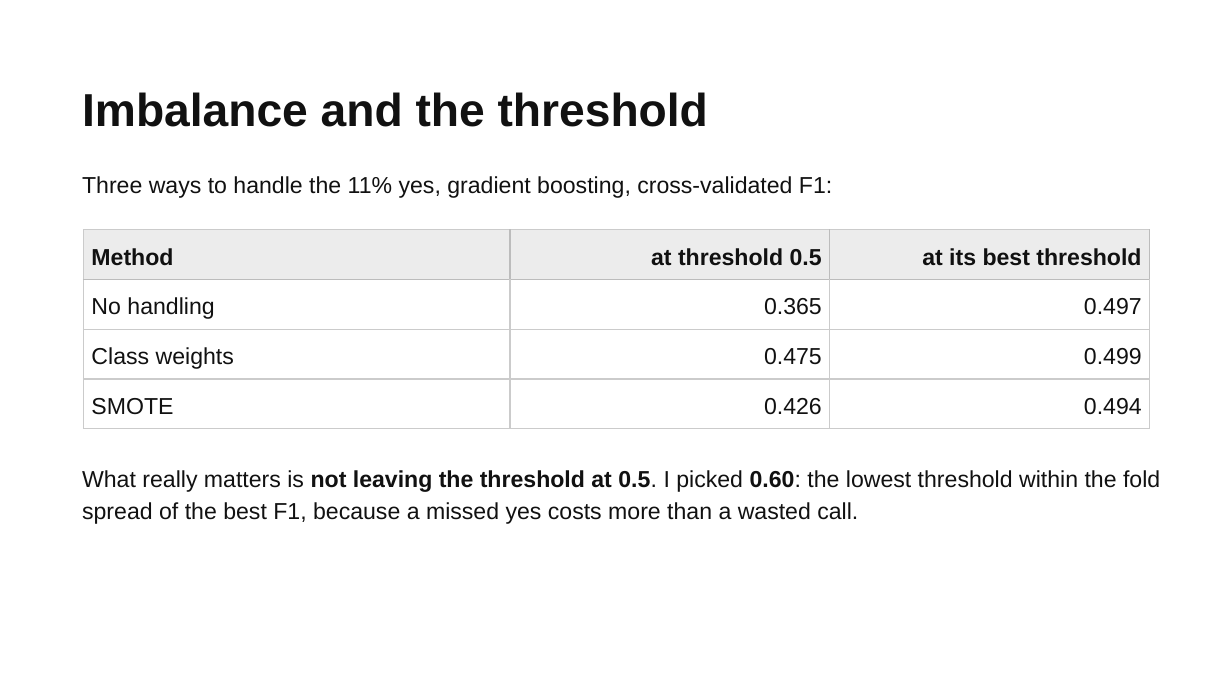
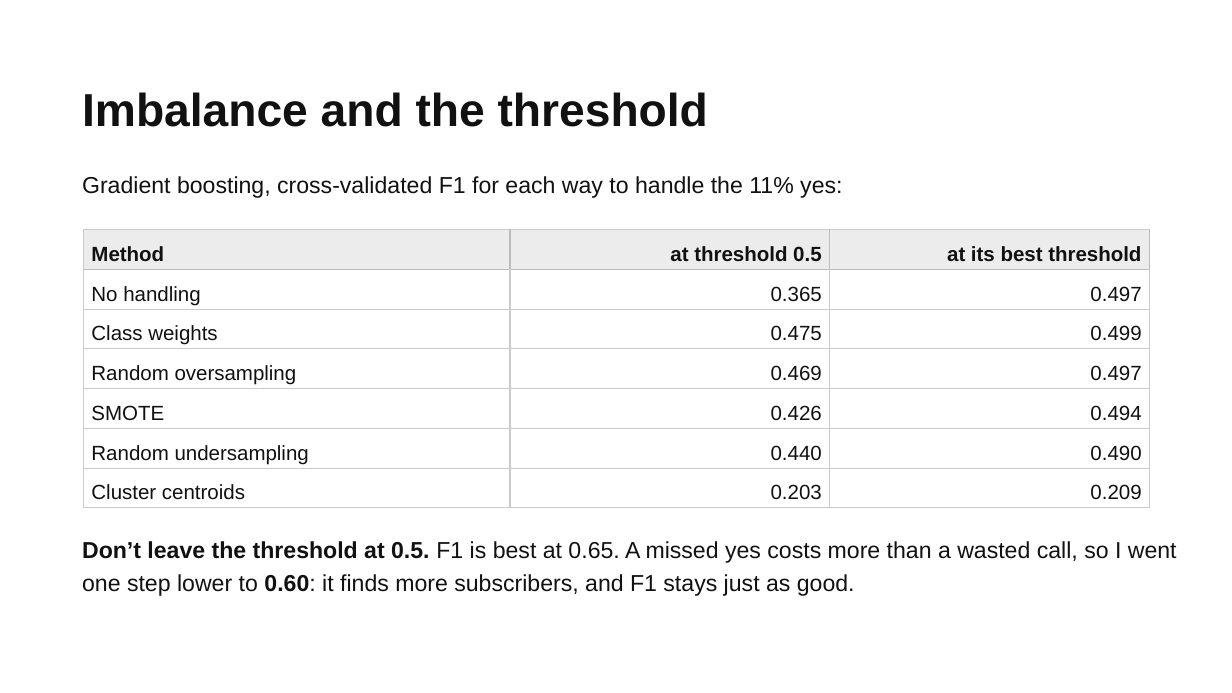
Before and after one commit to TamimWahage/project-2-ml, a slide deck: slide 6 of presentation/Bank Marketing Who Subscribes.pptx. Drawn at 1232x693 pixels with LibreOffice and Linux fonts; fonts in the diff are those of the drawing. Boxes give left, top, right and bottom in pixels: in the first picture for what was removed or moved away, otherwise in the second. Text is boxed around its words. In the diff, an @@ line names an element or a change of style, - is before the commit and + after.

Commit message:
Adjusting imbalance measueres

```diff
--- a/presentation/Bank Marketing Who Subscribes.pptx
+++ b/presentation/Bank Marketing Who Subscribes.pptx
@@ text at (x1=82, y1=176, x2=842, y2=198): text changed @@
-Three ways to handle the 11% yes, gradient boosting, cross-validated F1:
+Gradient boosting, cross-validated F1 for each way to handle the 11% yes:
@@ table at (x1=83, y1=230, x2=1150, y2=504) @@
+row 4: Random oversampling | 0.469 | 0.497
+row 6: Random undersampling | 0.440 | 0.490
+row 7: Cluster centroids | 0.203 | 0.209
@@ text at (x1=82, y1=541, x2=1177, y2=596): text changed @@
-What really matters is not leaving the threshold at 0.5. I picked 0.60: the lowest threshold within the fold spread of the best F1, because a missed yes costs more than a wasted call.
+Don’t leave the threshold at 0.5. F1 is best at 0.65. A missed yes costs more than a wasted call, so I went one step lower to 0.60: it finds more subscribers, and F1 stays just as good.
```
Also in this commit, not shown: 3 other slides changed, 4 other files.
